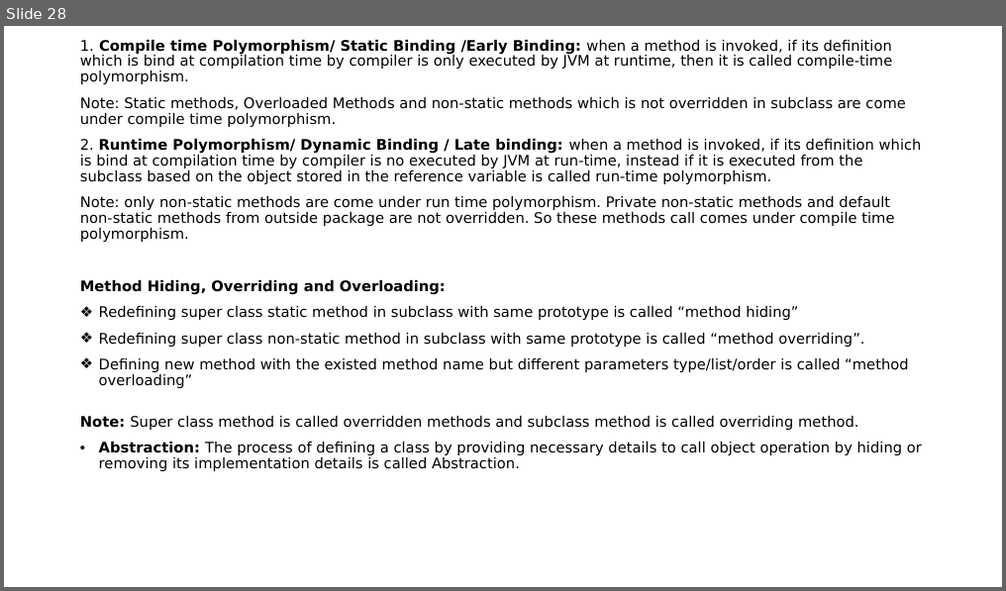
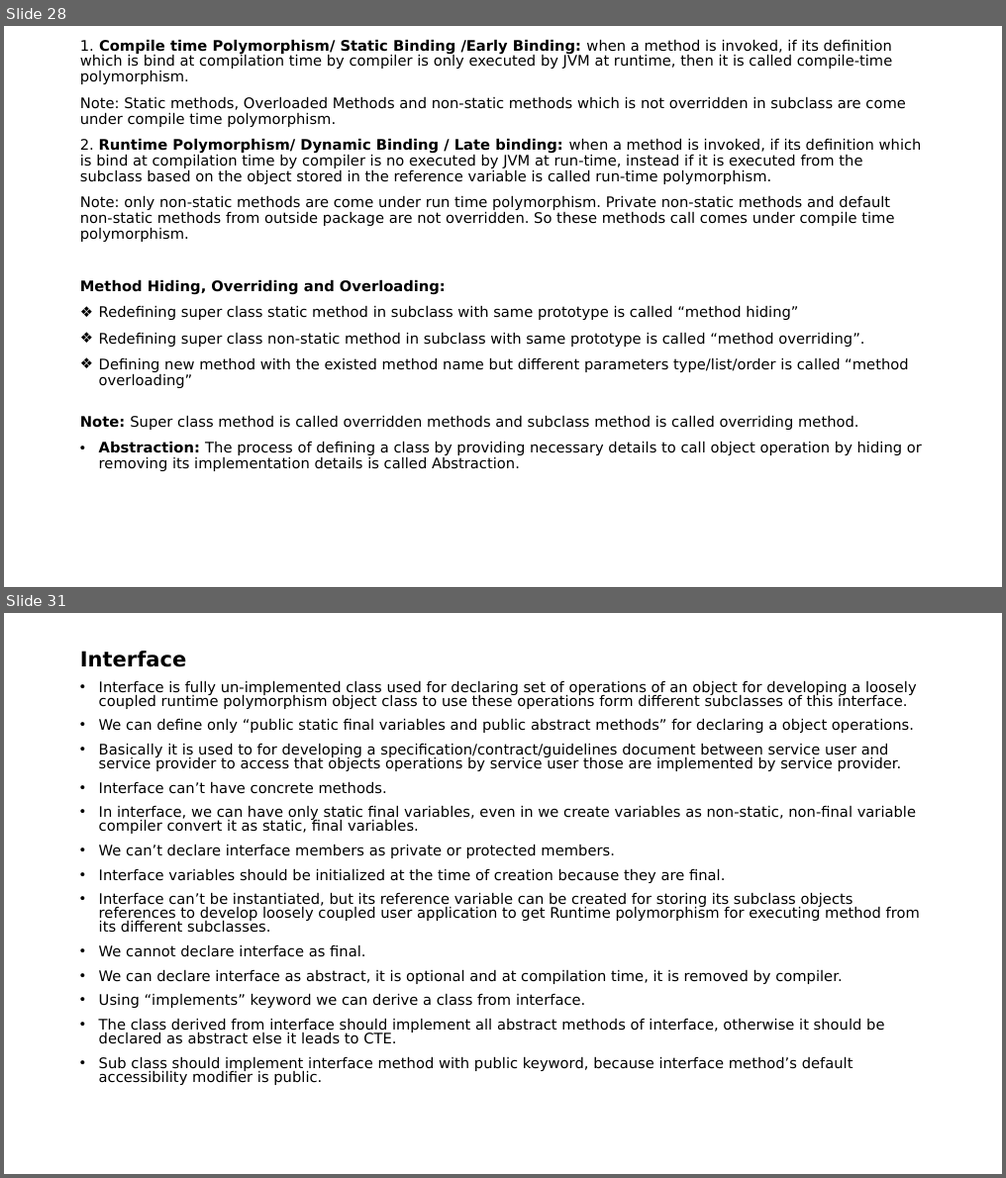
Before and after one commit to indrajeetydv/FSWDT, a slide deck: CoreJavaNotes.pptx. Shown one above the other, each under a label of ours: slide 28 before the commit, slides 28 and 31 after it; the slides between them are not shown. The pictures are 1006x591 and 1006x1178 pixels, drawn with LibreOffice and Linux fonts; fonts in the diff are those of the drawing. Boxes give left, top, right and bottom in pixels: in the first picture for what was removed or moved away, otherwise in the second. Text is boxed around its words. In the diff, an @@ line names an element or a change of style, - is before the commit and + after.

Commit message:
Abstract Methods,Interface and Enum

```diff
--- a/CoreJavaNotes.pptx
+++ b/CoreJavaNotes.pptx
@@ slide 31 added at (x1=4, y1=613, x2=1002, y2=1174), background #FFFFFF @@
@@ title added at (x1=80, y1=651, x2=187, y2=667), 20 pt, text #000000, bold @@
+Interface
@@ text added at (x1=99, y1=680, x2=920, y2=1085), 14 pt, text #000000 @@
+• Interface is fully un-implemented class used for declaring set of operations of an object for developing a loosely coupled runtime polymorphism object class to use these operations form different subclasses of this interface.
+• We can define only “public static final variables and public abstract methods” for declaring a object operations.
+• Basically it is used to for developing a specification/contract/guidelines document between service user and service provider to access that objects operations by service user those are implemented by service provider.
+• Interface can’t have concrete methods.
+• In interface, we can have only static final variables, even in we create variables as non-static, non-final variable compiler convert it as static, final variables.
+• We can’t declare interface members as private or protected members.
+• Interface variables should be initialized at the time of creation because they are final.
+• Interface can’t be instantiated, but its reference variable can be created for storing its subclass objects references to develop loosely coupled user application to get Runtime polymorphism for executing method from its different subclasses.
+• We cannot declare interface as final.
+• We can declare interface as abstract, it is optional and at compilation time, it is removed by compiler.
+• Using “implements” keyword we can derive a class from interface.
+• The class derived from interface should implement all abstract methods of interface, otherwise it should be declared as abstract else it leads to CTE.
+• Sub class should implement interface method with public keyword, because interface method’s default accessibility modifier is public.
```
Also in this commit, not shown: 1 slide changed, 2 other slides added.
